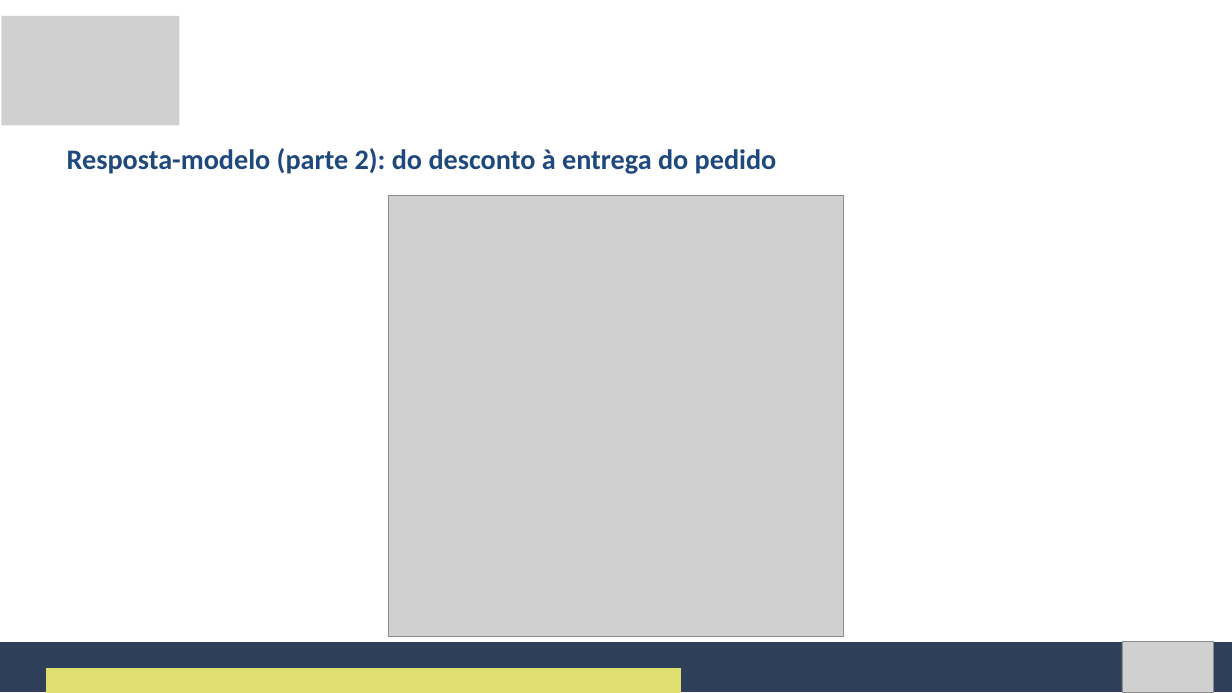
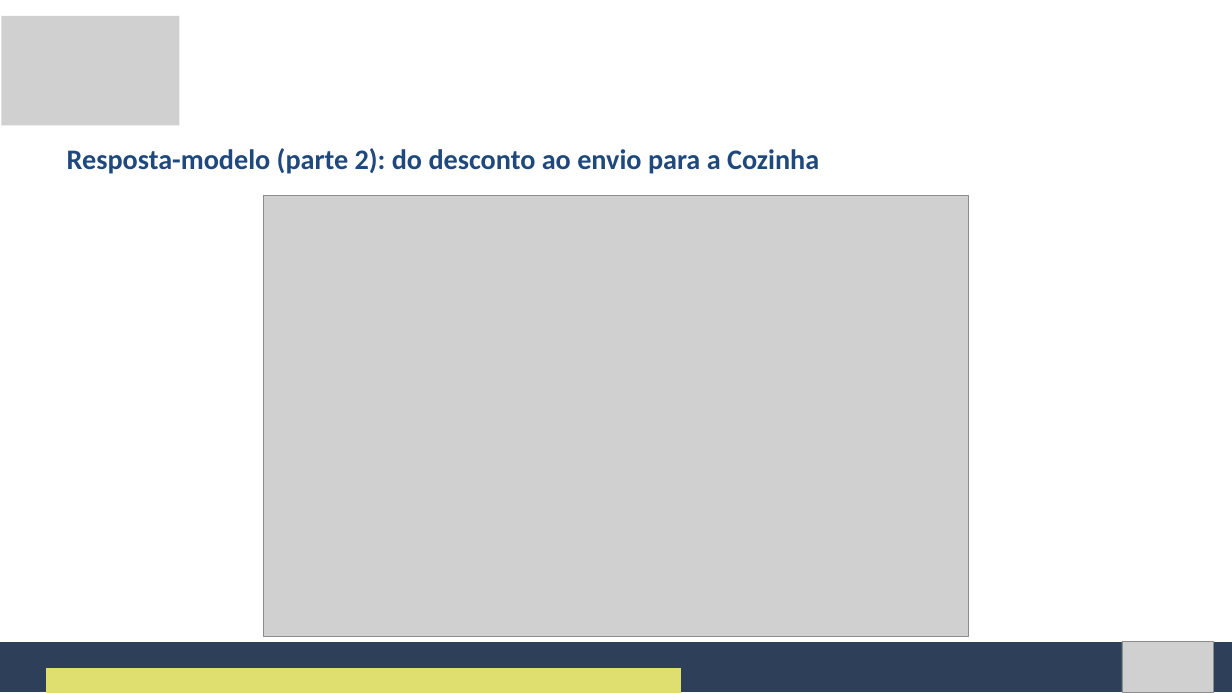
Before and after one commit to Natan20/Curso-Modelagem-De-Sistemas-Material, a slide deck: slide 83 of Aula 07 - 02-10-2026/Aula 7 - Slides.pptx (slide 71 before the commit). Drawn at 1232x693 pixels with LibreOffice and Linux fonts; fonts in the diff are those of the drawing; grey boxes stand for pictures. Boxes give left, top, right and bottom in pixels: in the first picture for what was removed or moved away, otherwise in the second. Text is boxed around its words. In the diff, an @@ line names an element or a change of style, - is before the commit and + after.

```diff
--- a/Aula 07 - 02-10-2026/Aula 7 - Slides.pptx
+++ b/Aula 07 - 02-10-2026/Aula 7 - Slides.pptx
@@ text at [67, 148, 819, 174]: text changed @@
-Resposta-modelo (parte 2): do desconto à entrega do pedido
+Resposta-modelo (parte 2): do desconto ao envio para a Cozinha
@@ picture: place and size @@
-picture at [389, 195, 844, 636]
+picture at [264, 195, 968, 636]
```
Also in this commit, not shown: 18 other slides changed, 15 slides added, 2 other files.
